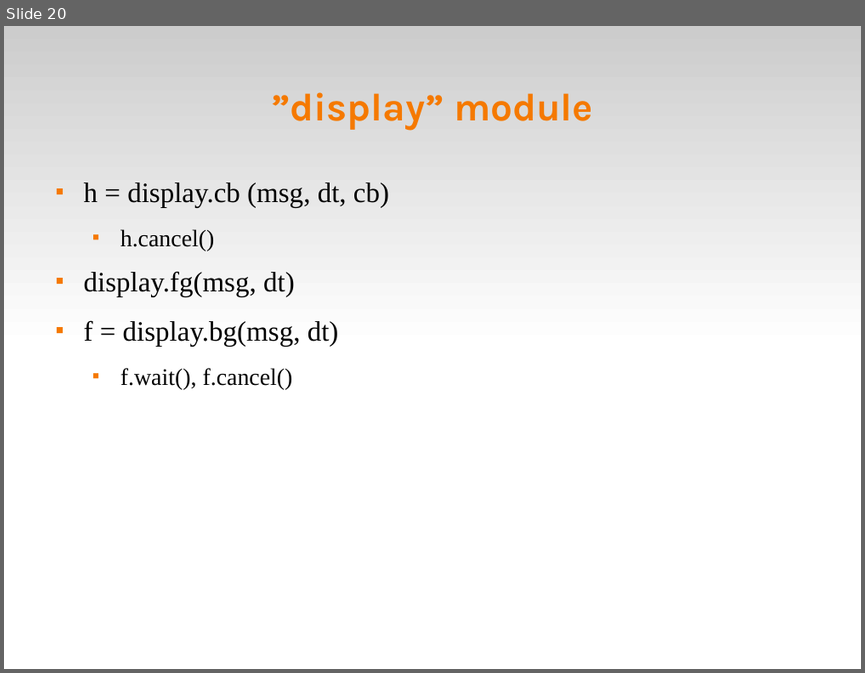
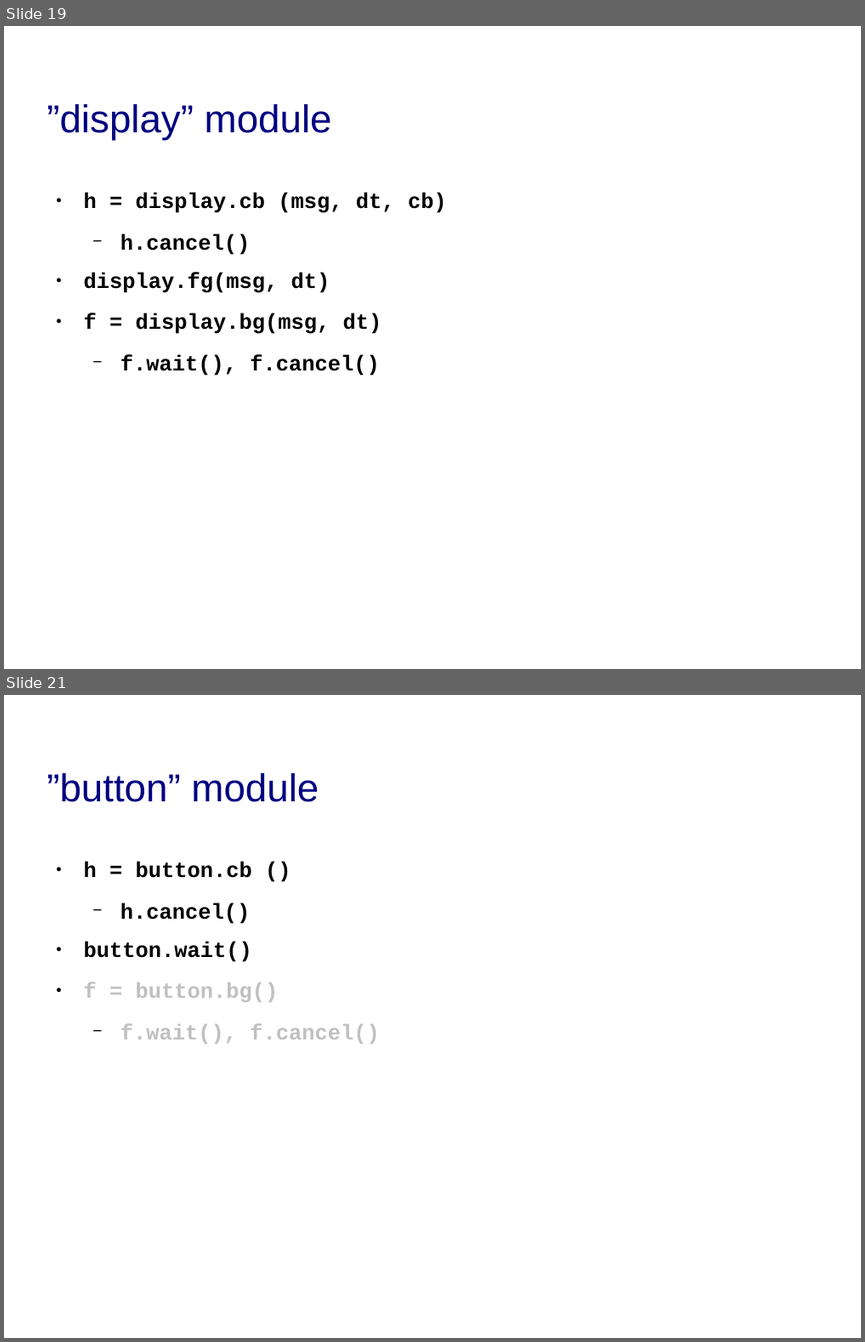
Before and after one commit to fsantanna/events, a slide deck: evt.odp. Shown one above the other, each under a label of ours: slide 20 before the commit, slides 19 and 21 after it; the slides between them are not shown. The pictures are 865x673 and 865x1342 pixels, drawn with LibreOffice and Linux fonts; fonts in the diff are those of the drawing; background and template pictures are left out. Boxes give left, top, right and bottom in pixels: in the first picture for what was removed or moved away, otherwise in the second. Text is boxed around its words. In the diff, an @@ line names an element or a change of style, - is before the commit and + after.

```diff
--- a/evt.odp
+++ b/evt.odp
@@ slide 21 added at <box>4,695,861,1338</box>, background #FFFFFF @@
@@ title added at <box>46,773,318,802</box>, 36 pt, text #000080 @@
+”button” module
@@ text added at <box>84,862,380,1043</box>, 20 pt, text #000000, bold @@
+● h = button.cb ()
+  − h.cancel()
+● button.wait()
+● f = button.bg()
+  − f.wait(), f.cancel()
@@ what was slide 20 is now slide 19 @@
@@ slide 19 changed as well @@
@@ rectangle removed at <box>4,26,861,347</box> @@
@@ title "”display” module": place and size @@
-title "”display” module" at <box>272,92,593,130</box>
+title "”display” module" at <box>46,104,332,141</box>
@@ title "”display” module" at <box>46,104,332,141</box>: font Karla to Arial, text colour #F57900 to #000080, bold off; alignment centre to left @@
@@ text "h = display.cb (msg, dt, ..." at <box>84,193,447,375</box>: size 26 to 20 pt in "h = display.cb (msg, dt, cb)", "display.fg(msg, dt)", "f = display.bg(msg, dt)"; font Times New Roman to Courier New, bold on; size 22 to 20 pt in "h.cancel()", "f.wait(), f.cancel()"; bullet ■ to ●; bullet colour #F57900 to #000000; bullet ■ to − @@
```
Also in this commit, not shown: 21 other slides changed, 2 other slides added.
